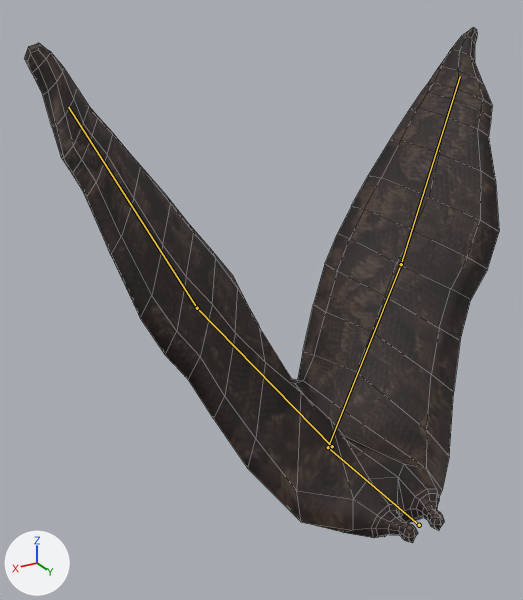
Before and after pictures for a commit that changed the FBX model Global Game Jam 2018/Assets/Models/bat rigged.fbx.
One viewpoint serves both versions: a camera (50 mm lens) standing at (0.795, 0.971, 0.967) and looking at (0.104, -0.181, 0.391). Arrows for +X, +Y and +Z are at lower left; the lights stay in place. Both versions are drawn at frame 20 of the action 'Armature|Fly'; the numbers are the values there. The bones that change are drawn over the model as lines. Mesh edges are drawn as thin lines.

The first picture shows 'bat'.
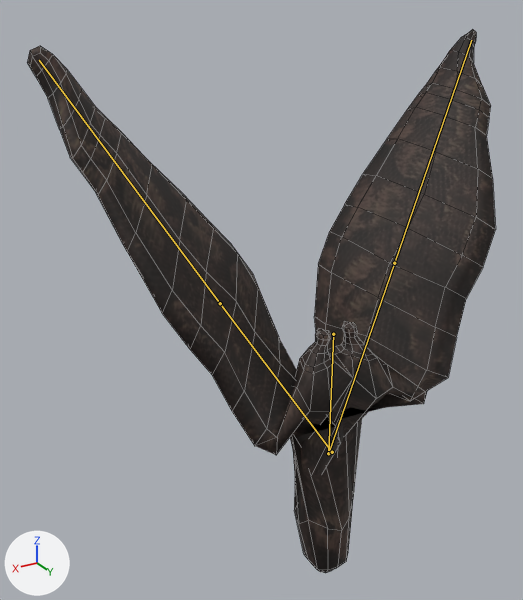
Location of each change, (x1, y1, x2, y2) in pixels of the pictures (523 x 600 px):
'bat', posed: before (24, 27, 499, 543); after (27, 29, 496, 573)
bone 'spine', root to tip: before (419, 525) to (328, 447); after (333, 334) to (328, 453)
bone 'wing.r', root to tip: before (328, 447) to (401, 264); after (328, 453) to (394, 263)
bone 'forewing.r', root to tip: before (401, 264) to (460, 76); after (394, 263) to (471, 40)
bone 'wing.l', root to tip: before (332, 446) to (197, 308); after (332, 452) to (220, 303)
bone 'forewing.l', root to tip: before (197, 308) to (68, 107); after (220, 303) to (39, 60)

Edits to the bpy script that builds the scene:
```text
Change bone_spine:
    where bone_spine = bpy.data.objects['Armature'].pose.bones['spine']
    bone_spine.location: (0.0, 0.0, 0.0) -> (0.0, 0.282, 0.27)
    bone_spine.rotation_quaternion: (1.0, 0.0, 0.0, 0.0) -> (0.707, -0.707, 0.0, 0.0)  # degrees (0, 0, 0) -> degrees (-90, 0, 0)
Change bone_wing_r:
    where bone_wing_r = bpy.data.objects['Armature'].pose.bones['wing.r']  # child of 'spine'
    bone_wing_r.rotation_quaternion: (0.839, 0.526, 0.066, 0.12) -> (0.424, 0.582, 0.676, -0.156)  # degrees (64, -1, 16) -> degrees (-26, 131, -93)
Change bone_forewing_r:
    where bone_forewing_r = bpy.data.objects['Armature'].pose.bones['forewing.r']  # child of 'wing.r'
    bone_forewing_r.rotation_quaternion: (0.991, -0.133, 0.0, 0.007) -> (0.971, -0.241, 0.0, 0.013)  # degrees (-15, 0, 1) -> degrees (-28, 0, 1)
Change bone_wing_l:
    where bone_wing_l = bpy.data.objects['Armature'].pose.bones['wing.l']  # child of 'spine'
    bone_wing_l.rotation_quaternion: (0.817, 0.07, -0.183, 0.542) -> (0.317, -0.225, -0.733, 0.559)  # degrees (-5, -22, 68) -> degrees (-100, -12, 136)
Change bone_forewing_l:
    where bone_forewing_l = bpy.data.objects['Armature'].pose.bones['forewing.l']  # child of 'wing.l'
    bone_forewing_l.rotation_quaternion: (0.991, 0.032, 0.0, 0.129) -> (0.971, 0.058, 0.0, 0.233)  # degrees (4, 0, 15) -> degrees (6, -2, 27)
```
